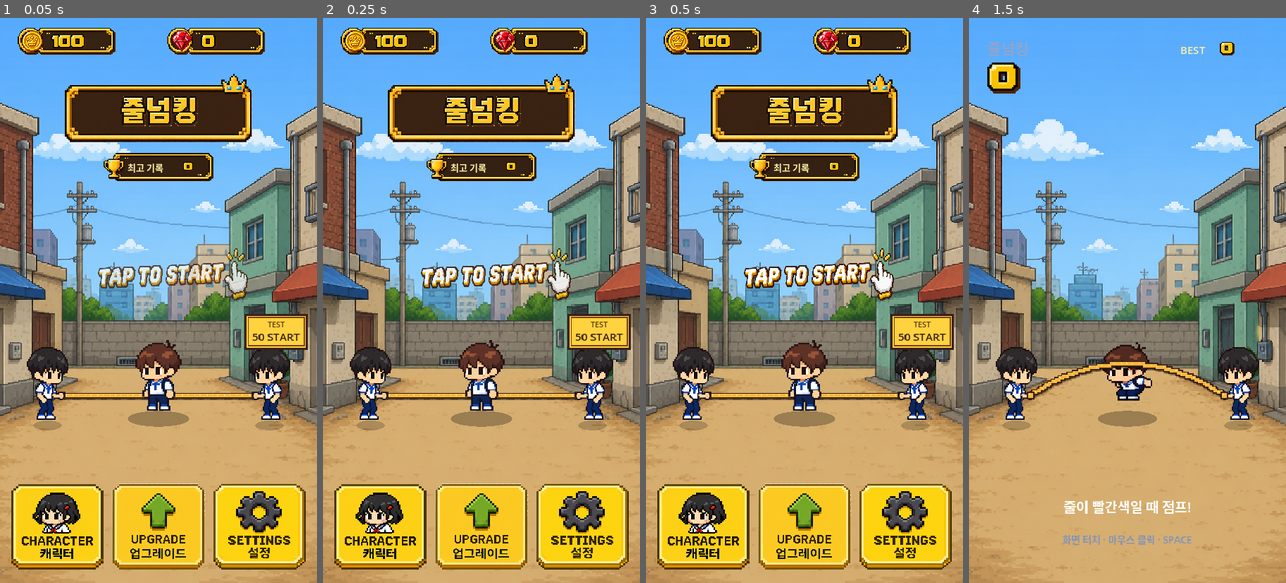
Above: before the commit, frames 1-4 (left to right).
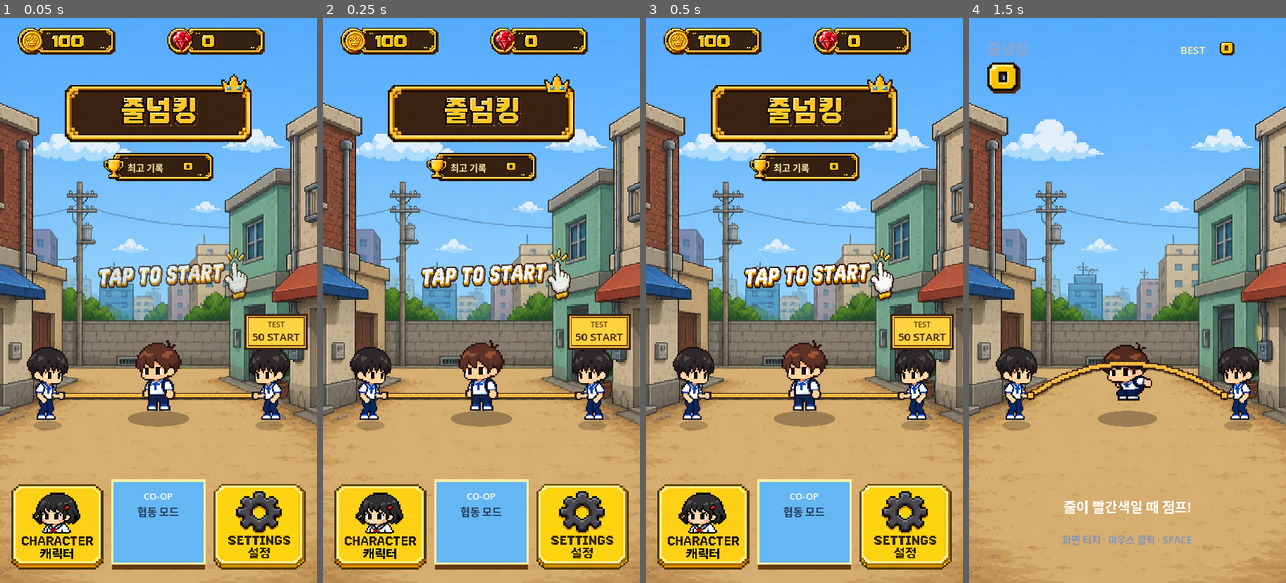
Above: after the commit, the same moments.

Repository: eunchan4490-star/Rope-King
Game: Godot game, scene res://main.tscn
Same seed, same stepped clock (60 frames per second), same inputs: the game is played once before the commit and once after it.
Inputs (mouse positions are in pixels of both pictures, inside the frame that each line leads up to):
- Up to frame 1 (0.05 s): no input
- Up to frame 2 (0.25 s): no input
- Up to frame 3 (0.5 s): no input
- Up to frame 4 (1.5 s): move the mouse to (1197, 272) at 0.52 s; hold Space (jump) 0.53-1.28 s; click (1197, 272) at 0.67 s; move the mouse to (1064, 328) at 1.27 s; tap Space (jump) at 1.35 s; click (1064, 328) at 1.42 s

The runs differ from the first frame. In frame 1, 4.8% of the frame differs, in the area x 35-65%, y 81-98%; in frame 2, 4.8%; in frame 3, 4.8%; in frame 4, nothing differs.

Commit message:
협동 모드 추가: 좌우 터치 2인 점프

Diff:
--- a/scripts/main.gd
+++ b/scripts/main.gd
@@ -6,10 +6,16 @@
 
 const DESIGN_SIZE := Vector2(720.0, 1280.0)
 const PLAYER_X := 360.0
+const COOP_LEFT_PLAYER_X := 270.0
+const COOP_RIGHT_PLAYER_X := 450.0
 const PLAYER_GROUND_Y := 890.0
 const TURNER_GROUND_Y := 910.0
 const LEFT_HAND := Vector2(140.0, 855.0)
 const RIGHT_HAND := Vector2(580.0, 855.0)
+const COOP_LEFT_HAND := Vector2(72.0, 855.0)
+const COOP_RIGHT_HAND := Vector2(648.0, 855.0)
+const COOP_LEFT_TURNER_FEET := Vector2(42.0, TURNER_GROUND_Y)
+const COOP_RIGHT_TURNER_FEET := Vector2(678.0, TURNER_GROUND_Y)
 const ROPE_OVERHEAD_RADIUS := 170.0
 const ROPE_GROUND_RADIUS := 40.0
 # The front half reaches the player's feet without sinking deep into the ground.
@@ -134,6 +140,16 @@
 var jump_animation_time := 0.0
 var is_jumping := false
 var jump_started_in_cue := false
+var coop_mode := false
+var coop_left_jump_height := 0.0
+var coop_left_jump_velocity := 0.0
+var coop_left_jump_time := 0.0
+var coop_left_is_jumping := false
+var coop_right_jump_height := 0.0
+var coop_right_jump_velocity := 0.0
+var coop_right_jump_time := 0.0
+var coop_right_is_jumping := false
+var coop_hit_player := 0
 var accepting_input := true
 var game_state := GameState.TITLE
 var challenge_pattern := 0
@@ -338,7 +354,9 @@
 
 func _process(delta: float) -> void:
 	if game_state == GameState.PLAYING:
-		if is_jumping:
+		if coop_mode:
+			_advance_coop_jumps(delta)
+		elif is_jumping:
 			jump_animation_time += delta
 			jump_velocity += 1900.0 * delta
 			jump_height += jump_velocity * delta
@@ -412,14 +430,18 @@
 				get_viewport().set_input_as_handled()
 				return
 			if UPGRADE_BUTTON_RECT.has_point(design_position):
-				menu_notice = "업그레이드 메뉴 준비 중"
+				_start_coop_game()
 				get_viewport().set_input_as_handled()
 				return
 			if SETTINGS_BUTTON_RECT.has_point(design_position):
 				menu_notice = "설정 메뉴 준비 중"
 				get_viewport().set_input_as_handled()
 				return
-		attempt_jump()
+		if coop_mode:
+			if pointer_position.x >= 0.0:
+				attempt_coop_jump(_screen_to_design(pointer_position).x < DESIGN_SIZE.x * 0.5)
+		else:
+			attempt_jump()
 		get_viewport().set_input_as_handled()
 
 
@@ -443,6 +465,51 @@
 	jump_animation_time = 0.0
 	jump_started_in_cue = _is_jump_cue()
 	jump_velocity = -820.0
+
+
+func attempt_coop_jump(left_player: bool) -> void:
+	if game_state == GameState.HIT:
+		return
+	if game_state != GameState.PLAYING:
+		_start_coop_game()
+		return
+	if not accepting_input:
+		return
+	if left_player:
+		if coop_left_is_jumping:
+			return
+		coop_left_is_jumping = true
+		coop_left_jump_height = 0.0
+		coop_left_jump_velocity = -820.0
+		coop_left_jump_time = 0.0
+	else:
+		if coop_right_is_jumping:
+			return
+		coop_right_is_jumping = true
+		coop_right_jump_height = 0.0
+		coop_right_jump_velocity = -820.0
+		coop_right_jump_time = 0.0
+
+
+func _advance_coop_jumps(delta: float) -> void:
+	if coop_left_is_jumping:
+		coop_left_jump_time += delta
+		coop_left_jump_velocity += 1900.0 * delta
+		coop_left_jump_height += coop_left_jump_velocity * delta
+		if coop_left_jump_height >= 0.0:
+			coop_left_jump_height = 0.0
+			coop_left_jump_velocity = 0.0
+			coop_left_jump_time = 0.0
+			coop_left_is_jumping = false
+	if coop_right_is_jumping:
+		coop_right_jump_time += delta
+		coop_right_jump_velocity += 1900.0 * delta
+		coop_right_jump_height += coop_right_jump_velocity * delta
+		if coop_right_jump_height >= 0.0:
+			coop_right_jump_height = 0.0
+			coop_right_jump_velocity = 0.0
+			coop_right_jump_time = 0.0
+			coop_right_is_jumping = false
 
 
 func _resolve_rope_crossing() -> void:
@@ -483,7 +550,10 @@
 		game_state = GameState.HIT
 		hit_reveal_time = HIT_REVEAL_SECONDS
 		accepting_input = false
-		message = "앗! 줄에 걸렸어요!"
+		if coop_mode:
+			message = "왼쪽 플레이어가 걸렸어요!" if coop_hit_player == 1 else "오른쪽 플레이어가 걸렸어요!"
+		else:
+			message = "앗! 줄에 걸렸어요!"
 		message_color = Color("ff7892")
 		flash_time = 0.5
 		run_coins_earned = score + (5 if new_best_this_run else 0)
@@ -494,6 +564,11 @@
 
 
 func _player_clears_rope_at_crossing() -> bool:
+	if coop_mode:
+		var left_clear := _coop_player_clears_rope(COOP_LEFT_PLAYER_X, coop_left_is_jumping, coop_left_jump_height)
+		var right_clear := _coop_player_clears_rope(COOP_RIGHT_PLAYER_X, coop_right_is_jumping, coop_right_jump_height)
+		coop_hit_player = 0 if left_clear and right_clear else (1 if not left_clear else 2)
+		return left_clear and right_clear
 	if not is_jumping:
 		return false
 	var rope_center_y := _rope_midpoint_y(ROPE_CROSSING_ANGLE)
@@ -502,7 +577,27 @@
 	return player_feet_y < rope_top_y
 
 
+func _coop_player_clears_rope(player_x: float, jumping: bool, height: float) -> bool:
+	if not jumping:
+		return false
+	var rope_top_y := _rope_y_at_x(ROPE_CROSSING_ANGLE, player_x) - ROPE_PIXEL_OUTLINE_SIZE.y * 0.5
+	return PLAYER_GROUND_Y + height + player_sprite_ground_offset.y < rope_top_y
+
+
 func _start_game() -> void:
+	coop_mode = false
+	_reset_coop_players()
+	_start_run()
+
+
+func _start_coop_game() -> void:
+	coop_mode = true
+	_reset_coop_players()
+	_start_run()
+	message = "왼쪽과 오른쪽을 함께 점프!"
+
+
+func _start_run() -> void:
 	run_start_best = best_score
 	new_best_this_run = false
 	run_coins_earned = 0
@@ -553,6 +648,8 @@
 	jump_velocity = 0.0
 	jump_animation_time = 0.0
 	is_jumping = false
+	coop_mode = false
+	_reset_coop_players()
 	jump_started_in_cue = false
 	accepting_input = true
 	_reset_turner_run()
@@ -561,6 +658,18 @@
 	message = "화면을 눌러 시작"
 	message_color = Color.WHITE
 	queue_redraw()
+
+
+func _reset_coop_players() -> void:
+	coop_left_jump_height = 0.0
+	coop_left_jump_velocity = 0.0
+	coop_left_jump_time = 0.0
+	coop_left_is_jumping = false
+	coop_right_jump_height = 0.0
+	coop_right_jump_velocity = 0.0
+	coop_right_jump_time = 0.0
+	coop_right_is_jumping = false
+	coop_hit_player = 0
 
 
 func _load_saved_progress() -> void:
@@ -609,28 +718,35 @@
 
 	_draw_background()
 	_draw_ground()
+	if coop_mode and game_state != GameState.TITLE:
+		_draw_coop_divider()
 	# Each wizard illusion has its own phase and depth, so rear ropes are drawn
 	# independently instead of sharing the real rope's layer.
 	if not turner_transition_active:
 		_draw_rope_layer(true)
-	var left_turner_feet := LEFT_TURNER_FEET
-	var right_turner_feet := RIGHT_TURNER_FEET
+	var left_turner_feet := COOP_LEFT_TURNER_FEET if coop_mode else LEFT_TURNER_FEET
+	var right_turner_feet := COOP_RIGHT_TURNER_FEET if coop_mode else RIGHT_TURNER_FEET
+	var active_left_turner_feet := left_turner_feet
+	var active_right_turner_feet := right_turner_feet
 	var visible_turner_team := -1
 	if turner_transition_phase == TurnerTransitionPhase.TURNER_EXIT:
 		var exit_progress := clampf(turner_transition_time / TURNER_EXIT_SECONDS, 0.0, 1.0)
 		var eased_exit := exit_progress * exit_progress
-		left_turner_feet = LEFT_TURNER_FEET.lerp(LEFT_TURNER_ENTRY_FEET, eased_exit)
-		right_turner_feet = RIGHT_TURNER_FEET.lerp(RIGHT_TURNER_ENTRY_FEET, eased_exit)
+		left_turner_feet = active_left_turner_feet.lerp(LEFT_TURNER_ENTRY_FEET, eased_exit)
+		right_turner_feet = active_right_turner_feet.lerp(RIGHT_TURNER_ENTRY_FEET, eased_exit)
 		visible_turner_team = departing_turner_team
 	elif turner_transition_phase == TurnerTransitionPhase.TURNER_ENTRY_COUNTDOWN:
 		var entry_progress := clampf(turner_transition_time / ATHLETE_ENTRY_SECONDS, 0.0, 1.0)
 		var eased_entry := 1.0 - pow(1.0 - entry_progress, 3.0)
-		left_turner_feet = LEFT_TURNER_ENTRY_FEET.lerp(LEFT_TURNER_FEET, eased_entry)
-		right_turner_feet = RIGHT_TURNER_ENTRY_FEET.lerp(RIGHT_TURNER_FEET, eased_entry)
+		left_turner_feet = LEFT_TURNER_ENTRY_FEET.lerp(active_left_turner_feet, eased_entry)
+		right_turner_feet = RIGHT_TURNER_ENTRY_FEET.lerp(active_right_turner_feet, eased_entry)
 		visible_turner_team = turner_team
 	_draw_turner(left_turner_feet, false, visible_turner_team)
 	_draw_turner(right_turner_feet, true, visible_turner_team)
-	_draw_player()
+	if coop_mode:
+		_draw_coop_players()
+	else:
+		_draw_player()
 	if turner_transition_phase == TurnerTransitionPhase.TURNER_ENTRY_COUNTDOWN:
 		_draw_countdown_overlay()
 	# Front ropes pass over the character visually, but only the real rope owns
@@ -640,6 +756,12 @@
 	if game_state == GameState.HIT:
 		_draw_hit_feedback()
 	_draw_hud()
+
+
+func _draw_coop_divider() -> void:
+	draw_rect(Rect2(0.0, 0.0, DESIGN_SIZE.x * 0.5, DESIGN_SIZE.y), Color(0.20, 0.55, 1.0, 0.055), true)
+	draw_rect(Rect2(DESIGN_SIZE.x * 0.5, 0.0, DESIGN_SIZE.x * 0.5, DESIGN_SIZE.y), Color(1.0, 0.35, 0.48, 0.055), true)
+	draw_line(Vector2(DESIGN_SIZE.x * 0.5, 0.0), Vector2(DESIGN_SIZE.x * 0.5, DESIGN_SIZE.y), Color(1.0, 1.0, 1.0, 0.72), 5.0, true)
 
 
 func _draw_countdown_overlay() -> void:
@@ -733,18 +855,20 @@
 				_draw_rope_curve(illusion_angle, illusion_core, illusion_highlight, illusion_outline, Color.TRANSPARENT, cos(illusion_angle) * WIZARD_ILLUSION_LATERAL_SWAY)
 	if _rope_angle_is_behind(rope_angle) == draw_behind:
 		_draw_rope_curve(rope_angle, rope_color, highlight_color, outline_color, shadow_color)
-		_draw_pixel_rope_grip(LEFT_HAND, wizard_ghosted)
-		_draw_pixel_rope_grip(RIGHT_HAND, wizard_ghosted)
+		_draw_pixel_rope_grip(_active_left_hand(), wizard_ghosted)
+		_draw_pixel_rope_grip(_active_right_hand(), wizard_ghosted)
 
 
 func _draw_rope_curve(curve_angle: float, rope_color: Color, highlight_color: Color, outline_color: Color, shadow_color: Color, lateral_offset := 0.0) -> void:
 	var midpoint_y := _rope_midpoint_y(curve_angle)
+	var left_hand := _active_left_hand()
+	var right_hand := _active_right_hand()
 	var pixel_points := PackedVector2Array()
 	for i in range(97):
 		var t := float(i) / 96.0
-		var x := lerpf(LEFT_HAND.x, RIGHT_HAND.x, t) + 4.0 * t * (1.0 - t) * lateral_offset
+		var x := lerpf(left_hand.x, right_hand.x, t) + 4.0 * t * (1.0 - t) * lateral_offset
 		# 4t(1-t) is zero at both hands and one at the middle.
-		var y := lerpf(LEFT_HAND.y, RIGHT_HAND.y, t) + 4.0 * t * (1.0 - t) * (midpoint_y - LEFT_HAND.y)
+		var y := lerpf(left_hand.y, right_hand.y, t) + 4.0 * t * (1.0 - t) * (midpoint_y - left_hand.y)
 		var pixel_point := Vector2(
 			roundf(x / ROPE_PIXEL_GRID) * ROPE_PIXEL_GRID,
 			roundf(y / ROPE_PIXEL_GRID) * ROPE_PIXEL_GRID
@@ -785,7 +909,22 @@
 func _rope_midpoint_y(angle: float) -> float:
 	var vertical_phase := sin(angle)
 	var radius := ROPE_GROUND_RADIUS if vertical_phase >= 0.0 else ROPE_OVERHEAD_RADIUS
-	return LEFT_HAND.y + vertical_phase * radius
+	return _active_left_hand().y + vertical_phase * radius
+
+
+func _rope_y_at_x(angle: float, x: float) -> float:
+	var left_hand := _active_left_hand()
+	var right_hand := _active_right_hand()
+	var t := clampf((x - left_hand.x) / (right_hand.x - left_hand.x), 0.0, 1.0)
+	return lerpf(left_hand.y, right_hand.y, t) + 4.0 * t * (1.0 - t) * (_rope_midpoint_y(angle) - left_hand.y)
+
+
+func _active_left_hand() -> Vector2:
+	return COOP_LEFT_HAND if coop_mode else LEFT_HAND
+
+
+func _active_right_hand() -> Vector2:
+	return COOP_RIGHT_HAND if coop_mode else RIGHT_HAND
 
 
 func _draw_pixel_rope_grip(center: Vector2, ghosted := false) -> void:
@@ -798,7 +937,10 @@
 
 
 func _draw_hit_feedback() -> void:
-	var contact := Vector2(PLAYER_X, PLAYER_GROUND_Y - 3.0)
+	var contact_x := PLAYER_X
+	if coop_mode:
+		contact_x = COOP_LEFT_PLAYER_X if coop_hit_player == 1 else COOP_RIGHT_PLAYER_X
+	var contact := Vector2(contact_x, PLAYER_GROUND_Y - 3.0)
 	draw_circle(contact, 24.0, Color(1.0, 0.18, 0.28, 0.34))
 	for direction in [Vector2(-1.0, -1.0), Vector2(1.0, -1.0), Vector2(-1.0, 0.35), Vector2(1.0, 0.35)]:
 		draw_line(contact + direction * 12.0, contact + direction * 35.0, Color("ff334f"), 6.0, true)
@@ -1060,7 +1202,7 @@
 	draw_line(hip, shoulder, Color("ff7a68"), 39.0, true)
 	draw_circle(head, 28.0, Color("ffe0bd"))
 	draw_arc(head + Vector2(0.0, -4.0), 27.0, PI, TAU, 18, Color("49382f"), 12.0, true)
-	var hand := LEFT_HAND if not faces_left else RIGHT_HAND
+	var hand := _active_left_hand() if not faces_left else _active_right_hand()
 	draw_line(shoulder + Vector2(direction * 4.0, 2.0), hand, Color("ff7a68"), 13.0, true)
 	draw_circle(hand, 9.0, Color("ffe0bd"))
 	draw_line(shoulder - Vector2(direction * 5.0, -2.0), feet + Vector2(-direction * 25.0, -64.0), Color("ff7a68"), 13.0, true)
@@ -1072,22 +1214,37 @@
 	var shadow_scale := clampf(1.0 + jump_height / 650.0, 0.45, 1.0)
 	_draw_shadow_ellipse(Vector2(PLAYER_X, PLAYER_GROUND_Y + 18.0), Vector2(70.0 * shadow_scale, 18.0), Color(0, 0, 0, 0.28))
 	if player_sprite != null:
-		_draw_player_sprite(p)
+		_draw_player_sprite(p, is_jumping, jump_velocity)
 	else:
 		_draw_default_player(p)
 
 
-func _draw_player_sprite(feet_position: Vector2) -> void:
+func _draw_coop_players() -> void:
+	_draw_coop_player(COOP_LEFT_PLAYER_X, coop_left_jump_height, coop_left_is_jumping, coop_left_jump_velocity)
+	_draw_coop_player(COOP_RIGHT_PLAYER_X, coop_right_jump_height, coop_right_is_jumping, coop_right_jump_velocity)
+
+
+func _draw_coop_player(player_x: float, height: float, jumping: bool, velocity: float) -> void:
+	var feet := Vector2(player_x, PLAYER_GROUND_Y + height)
+	var shadow_scale := clampf(1.0 + height / 650.0, 0.45, 1.0)
+	_draw_shadow_ellipse(Vector2(player_x, PLAYER_GROUND_Y + 18.0), Vector2(58.0 * shadow_scale, 16.0), Color(0, 0, 0, 0.28))
+	if player_sprite != null:
+		_draw_player_sprite(feet, jumping, velocity)
+	else:
+		_draw_default_player(feet)
+
+
+func _draw_player_sprite(feet_position: Vector2, jumping: bool, velocity: float) -> void:
 	var active_texture := player_sprite
 	var source_rect := player_base_region
 	var using_jump_sheet := false
-	if is_jumping and player_jump_sprite != null and player_jump_regions.size() == JUMP_FRAME_COUNT:
+	if jumping and player_jump_sprite != null and player_jump_regions.size() == JUMP_FRAME_COUNT:
 		using_jump_sheet = true
 		active_texture = player_jump_sprite
 		var frame := 3
-		if jump_velocity < -500.0 or jump_velocity >= 500.0:
+		if velocity < -500.0 or velocity >= 500.0:
 			frame = 1
-		elif jump_velocity < -100.0 or jump_velocity >= 100.0:
+		elif velocity < -100.0 or velocity >= 100.0:
 			frame = 2
 		source_rect = player_jump_regions[frame]
 	var texture_size := source_rect.size
@@ -1310,7 +1467,7 @@
 	_draw_image_number(str(best_score), Vector2(570.0, 54.0), 31.0)
 	if game_state != GameState.GAME_OVER:
 		draw_string(font, Vector2(0, 1120), message, HORIZONTAL_ALIGNMENT_CENTER, DESIGN_SIZE.x, 31, message_color)
-	var control_text := "화면 터치 · 마우스 클릭 · SPACE"
+	var control_text := "왼쪽 터치: 1P · 오른쪽 터치: 2P" if coop_mode else "화면 터치 · 마우스 클릭 · SPACE"
 	if game_state == GameState.GAME_OVER:
 		control_text = "화면을 눌러 즉시 재시작"
 	draw_string(font, Vector2(0, 1190), control_text, HORIZONTAL_ALIGNMENT_CENTER, DESIGN_SIZE.x, 22, Color("8293b7"))
@@ -1367,7 +1524,7 @@
 		draw_string(font, Vector2(prompt_rect.position.x, 980.0), "TAP TO START", HORIZONTAL_ALIGNMENT_CENTER, prompt_rect.size.x, 30, Color(1.0, 1.0, 1.0, prompt_alpha))
 
 	_draw_menu_asset_or_fallback(character_button_texture, character_button_used_region, font, CHARACTER_BUTTON_RECT, "CHARACTER", "캐릭터", Color("ef8f6b"))
-	_draw_menu_asset_or_fallback(upgrade_button_texture, upgrade_button_used_region, font, UPGRADE_BUTTON_RECT, "UPGRADE", "업그레이드", Color("65b7f3"))
+	_draw_menu_button(font, UPGRADE_BUTTON_RECT, "CO-OP", "협동 모드", Color("65b7f3"))
 	_draw_menu_asset_or_fallback(settings_button_texture, settings_button_used_region, font, SETTINGS_BUTTON_RECT, "SETTINGS", "설정", Color("9b8bea"))
 	_draw_test_start_button(font)
 	if not menu_notice.is_empty():
--- a/tests/rope_logic_test.gd
+++ b/tests/rope_logic_test.gd
@@ -20,6 +20,7 @@
 	_test_wizard_turner_pattern(game)
 	_test_physical_clearance_wins(game)
 	_test_visible_contact_loses(game)
+	_test_coop_mode(game)
 	_test_character_asset_system(game)
 	_test_save_round_trip()
 	_test_return_to_main(game)
@@ -286,6 +287,25 @@
 	_expect(overhead_y <= game.PLAYER_GROUND_Y - game.player_sprite_max_size.y - 30.0, "rope orbit leaves too little space above the player's head")
 	var lowest_y: float = game._rope_midpoint_y(PI * 0.5)
 	_expect(is_equal_approx(lowest_y, game.PLAYER_GROUND_Y + 5.0), "rope lowest point is not exactly five pixels below the player's feet")
+
+
+func _test_coop_mode(game: Node) -> void:
+	game._start_coop_game()
+	_expect(bool(game.coop_mode), "coop button did not activate coop mode")
+	_expect(game._active_left_hand() == game.COOP_LEFT_HAND, "coop rope did not extend to the left screen edge")
+	_expect(game._active_right_hand() == game.COOP_RIGHT_HAND, "coop rope did not extend to the right screen edge")
+	game.attempt_coop_jump(true)
+	_expect(bool(game.coop_left_is_jumping), "left-half input did not jump the left player")
+	_expect(not bool(game.coop_right_is_jumping), "left-half input also jumped the right player")
+	game.attempt_coop_jump(false)
+	_expect(bool(game.coop_right_is_jumping), "right-half input did not jump the right player")
+	game.coop_left_jump_height = -40.0
+	game.coop_right_jump_height = -40.0
+	_expect(game._player_clears_rope_at_crossing(), "two jumping coop players did not clear the rope together")
+	game.coop_right_is_jumping = false
+	_expect(not game._player_clears_rope_at_crossing(), "coop run survived when the right player missed")
+	_expect(int(game.coop_hit_player) == 2, "coop collision did not identify the missed right player")
+	game._return_to_main()
 
 
 func _test_character_asset_system(game: Node) -> void:
